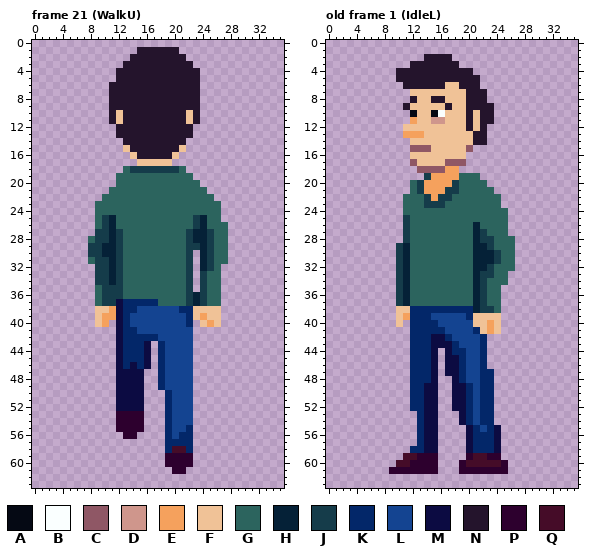
Two states of a pixel-art file, src/game/assets/images/characters/henry/henry.aseprite. The picture above was drawn from the file before the commit.
36x64 pixels, 21 frames. Shown: frame 21 (WalkU), old frame 1 (IdleL). The commit also changed other frames, which this record leaves out.
Palette (. is transparent): A #050914  B #faffff  C #8f5765  D #cf968c  E #f5a15d  F #f0c297  G #2c645e  H #052137  J #153c4a  K #032769  L #144491  M #0c0b42  N #24142c  P #2d002e  Q #450c28
Now the later version:
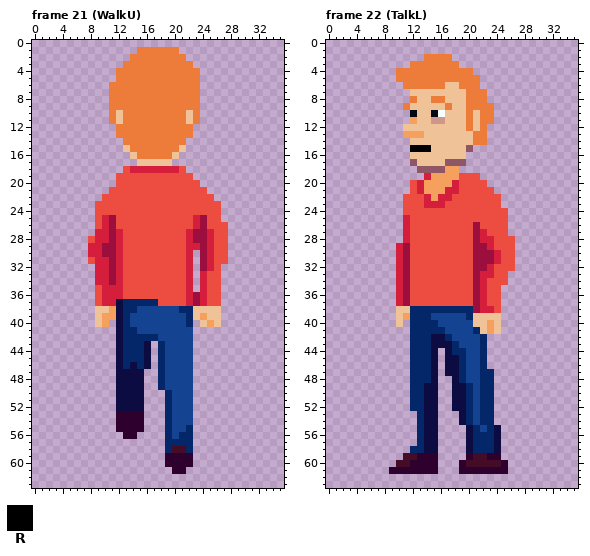
Colours new in this view: R #000000
A new or re-ordered frame is compared with the old frame closest to it.
Edits made:
frames 21 -> 27
colour G: #2c645e -> #ed4c40
colour H: #052137 -> #9b0e3e
colour J: #153c4a -> #d41e3c
colour N: #24142c -> #ed7b39
Frame 22 (TalkL) is new; against old frame 1 (IdleL):
y 15: x 12..14 CCC -> RRR
